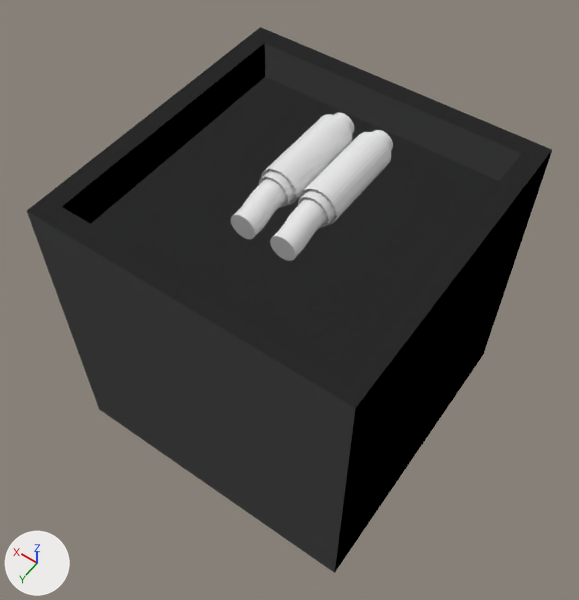
Two versions of the OBJ model src/main/resources/assets/electricity/models/dc_string_cable/dc_string_cable_trench_end.obj, one commit apart.
The view is the same before and after, from a 50 mm lens placed at (-0.391, 0.788, 2.483), pointed at (0.513, -0.479, 0.492). Arrows for +X, +Y and +Z are at lower left; the lights stay in place. The first picture is the older version. Where no turn or scale is listed for an object, it has been applied to the vertices.

The older version as bpy lines, for what is in view:
```python
me_bedding = bpy.data.meshes.new('bedding')
me_bedding.from_pydata(...)  # 28 vertices, 30 faces; spans x 0.0..1.0, y -1.0..0.0, z 0.0..1.0
me_bedding.materials.append(mat_trench)  # its picture is missing
me_cable = bpy.data.meshes.new('cable')
me_cable.from_pydata(...)  # 256 vertices, 196 faces; spans x 0.394..0.606, y -0.525..-0.337, z 0.875..0.975
me_cable.materials.append(mat_core)  # its picture is missing
me_plug = bpy.data.meshes.new('plug')
me_plug.from_pydata(...)  # 256 vertices, 143 faces; spans x 0.375..0.494, y -0.825..-0.475, z 0.875..0.994
me_plug.materials.append(mat_plug_plus)  # its picture is missing
me_plug_001 = bpy.data.meshes.new('plug.001')
me_plug_001.from_pydata(...)  # 256 vertices, 143 faces; spans x 0.506..0.625, y -0.825..-0.475, z 0.875..0.994
me_plug_001.materials.append(mat_plug_minus)  # its picture is missing
ob_bedding = bpy.data.objects.new('bedding', me_bedding)
ob_bedding.location = (0.0, 0.0, 0.0)
ob_cable = bpy.data.objects.new('cable', me_cable)
ob_cable.location = (0.0, 0.0, 0.0)
ob_plug = bpy.data.objects.new('plug', me_plug)
ob_plug.location = (0.0, 0.0, 0.0)
ob_plug_001 = bpy.data.objects.new('plug.001', me_plug_001)
ob_plug_001.location = (0.0, 0.0, 0.0)
```
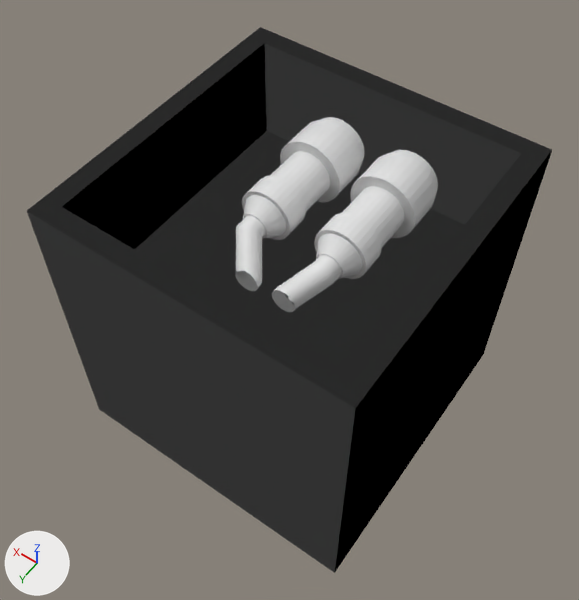
Changed parts and their boxes (x1, y1, x2, y2) in the pictures (579 x 600 px; the box of a moved part takes in the faces that stretch with it):
'plug', reshaped (30% wider, 31% taller)
    before: (298, 130, 393, 228)
    after: (314, 150, 438, 279)
'plug.001', reshaped (29% wider, 31% taller)
    before: (259, 113, 354, 207)
    after: (242, 117, 365, 240)
'cable', reshaped (9% wider, 14% taller)
    before: (231, 177, 328, 261)
    after: (235, 216, 341, 312)
part 1 of me_bedding, moved or reshaped
    both: (89, 75, 441, 315)
part 3 of me_plug, added
    after: (314, 213, 381, 279)
part 4 of me_plug, moved or reshaped
    before: (300, 132, 391, 225)
    after: (342, 186, 405, 248)
part 5 of me_plug, moved or reshaped (not visible afterwards)
    before: (372, 130, 393, 151)
part 6 of me_plug, added
    after: (350, 150, 438, 238)
part 7 of me_plug, added
    after: (316, 234, 362, 279)
part 8 of me_plug, deleted
    before: (298, 189, 336, 228)
part 9 of me_plug_001, added
    after: (242, 176, 306, 240)
part 10 of me_plug_001, moved or reshaped
    before: (261, 114, 352, 205)
    after: (270, 151, 330, 211)
part 11 of me_plug_001, added
    after: (280, 117, 365, 202)
part 12 of me_plug_001, added
    after: (243, 195, 286, 239)
part 13 of me_plug_001, deleted
    before: (259, 169, 296, 207)
part 14 of me_plug_001, deleted (mostly hidden)
    before: (334, 113, 354, 134)

The change, as a diff of the scene's bpy script:
```diff
--- a/src/main/resources/assets/electricity/models/dc_string_cable/dc_string_cable_trench_end.obj.py
+++ b/src/main/resources/assets/electricity/models/dc_string_cable/dc_string_cable_trench_end.obj.py
@@ me_bedding @@
 me_bedding.from_pydata(...)  # 28 vertices, 30 faces; spans x 0.0..1.0, y -1.0..0.0, z 0.0..1.0
+# me_bedding part 1: all 12 vertices in x 0.0..1.0, y -1.0..0.0, z 0.875 are moved by (0.0, 0.0, -0.224)
 me_bedding.materials.append(mat_trench)
@@ me_cable @@
-me_cable.from_pydata(...)  # 256 vertices, 196 faces; spans x 0.394..0.606, y -0.525..-0.337, z 0.875..0.975
+me_cable.from_pydata(...)  # 256 vertices, 196 faces; spans x 0.328..0.672, y -0.491..-0.334, z 0.651..0.804
+# me_cable part 2: 256 of 256 vertices moved; they spanned x 0.394..0.606, y -0.525..-0.337, z 0.875..0.975 and now span x 0.328..0.672, y -0.491..-0.334, z 0.651..0.804; mean shift (0.0, 0.012, -0.197)
 me_cable.materials.append(mat_core)
@@ me_plug @@
-me_plug.from_pydata(...)  # 256 vertices, 143 faces; spans x 0.375..0.494, y -0.825..-0.475, z 0.875..0.994
+me_plug.from_pydata(...)  # 352 vertices, 282 faces; spans x 0.257..0.481, y -0.94..-0.469, z 0.651..0.875
+# me_plug part 3: a new loose piece, a 32-sided cylinder along y spanning x 0.281..0.457, y -0.603..-0.522, z 0.675..0.851, in mat_plug_plus (its picture is missing)
+# me_plug part 4: the loose piece of 64 vertices spanning x 0.375..0.494, y -0.781..-0.5, z 0.875..0.994 is multiplied about its middle by the matrix ((0.0, 0.0, -1.305), (0.0, 0.522, 0.0), (1.305, 0.0, 0.0)), then moved by (-0.066, -0.036, -0.171)
+# me_plug part 5: the loose piece of 64 vertices spanning x 0.396..0.473, y -0.825..-0.737, z 0.896..0.973 is multiplied about its middle by the matrix ((0.0, 0.0, -0.484), (0.0, 0.243, 0.0), (0.484, 0.0, 0.0)), then moved by (-0.066, -0.148, -0.171)
+# me_plug part 6: a new loose piece of 96 vertices spanning x 0.257..0.481, y -0.919..-0.75, z 0.651..0.875, in mat_plug_plus (its picture is missing)
+# me_plug part 7: a new loose piece of 64 vertices spanning x 0.294..0.444, y -0.522..-0.469, z 0.688..0.838, in mat_plug_plus (its picture is missing)
+# me_plug part 8: the loose piece of 64 vertices spanning x 0.384..0.484, y -0.575..-0.475, z 0.884..0.984 is deleted
+# other edits to the shape of me_plug do not show in these pictures
 me_plug.materials.append(mat_plug_plus)
@@ me_plug_001 @@
-me_plug_001.from_pydata(...)  # 256 vertices, 143 faces; spans x 0.506..0.625, y -0.825..-0.475, z 0.875..0.994
+me_plug_001.from_pydata(...)  # 288 vertices, 235 faces; spans x 0.519..0.743, y -0.919..-0.469, z 0.651..0.875
+# me_plug_001 part 9: a new loose piece, a 32-sided cylinder along y spanning x 0.543..0.719, y -0.603..-0.522, z 0.675..0.851, in mat_plug_minus (its picture is missing)
+# me_plug_001 part 10: the loose piece of 64 vertices spanning x 0.506..0.625, y -0.781..-0.5, z 0.875..0.994 is multiplied about its middle by the matrix ((0.0, 0.0, -1.305), (0.0, 0.522, 0.0), (1.305, 0.0, 0.0)), then moved by (0.066, -0.036, -0.171)
+# me_plug_001 part 11: a new loose piece of 96 vertices spanning x 0.519..0.743, y -0.919..-0.75, z 0.651..0.875, in mat_plug_minus (its picture is missing)
+# me_plug_001 part 12: a new loose piece of 64 vertices spanning x 0.556..0.706, y -0.522..-0.469, z 0.688..0.838, in mat_plug_minus (its picture is missing)
+# me_plug_001 part 13: the loose piece of 64 vertices spanning x 0.516..0.616, y -0.575..-0.475, z 0.884..0.984 is deleted
+# me_plug_001 part 14: the loose piece of 64 vertices spanning x 0.527..0.604, y -0.825..-0.737, z 0.896..0.973 is deleted
+# other edits to the shape of me_plug_001 do not show in these pictures
 me_plug_001.materials.append(mat_plug_minus)
```
